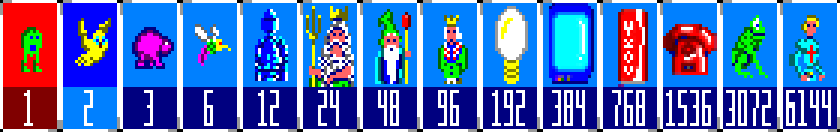
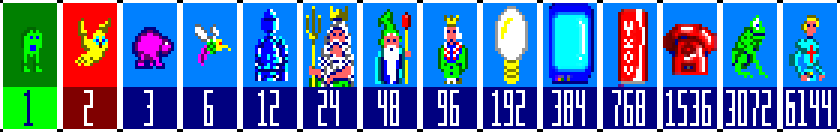
Layered file, before and after one edit (840×132). Changes by layer:
painted on "1" over left=3, top=87, right=57, bottom=129
painted on "2" over left=63, top=87, right=117, bottom=129
painted on "Background copy 15" over left=780, top=0, right=840, bottom=132
painted on "Background copy 14" over left=720, top=0, right=780, bottom=132
painted on "Background copy 13" over left=660, top=0, right=720, bottom=132
painted on "Background copy 12" over left=600, top=0, right=660, bottom=132
painted on "Background copy 11" over left=540, top=0, right=600, bottom=132
painted on "Background copy 10" over left=480, top=0, right=540, bottom=132
painted on "Background copy 9" over left=420, top=0, right=480, bottom=132
painted on "Background copy 8" over left=360, top=0, right=420, bottom=132
painted on "Background copy 7" over left=300, top=0, right=360, bottom=132
painted on "Background copy 6" over left=240, top=0, right=300, bottom=132
painted on "Background copy 5" over left=180, top=0, right=240, bottom=132
painted on "Background copy 4" over left=120, top=0, right=180, bottom=132
painted on "Layer 1 copy" over left=60, top=0, right=120, bottom=132
painted on "Background copy 3" over left=60, top=0, right=120, bottom=132
painted on "Layer 1" over left=0, top=0, right=60, bottom=132
painted on "Background copy 2" over left=0, top=0, right=60, bottom=132
